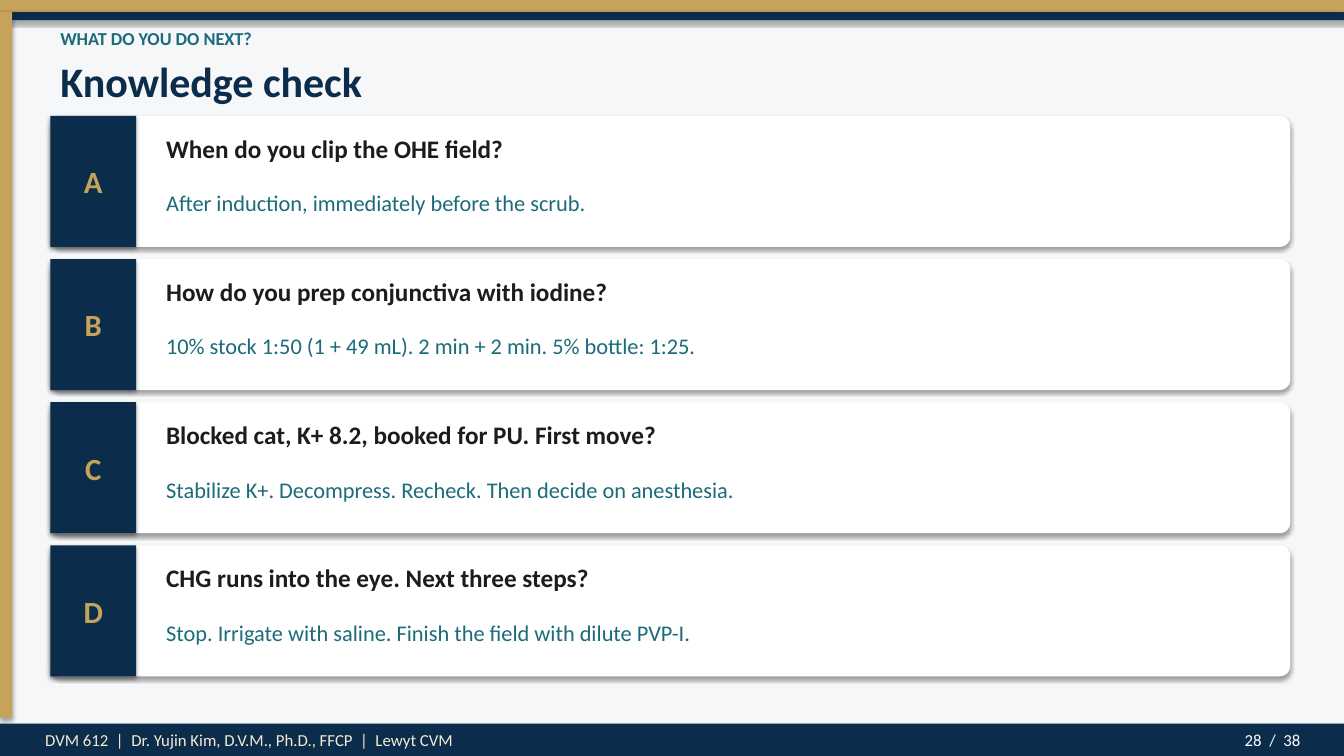
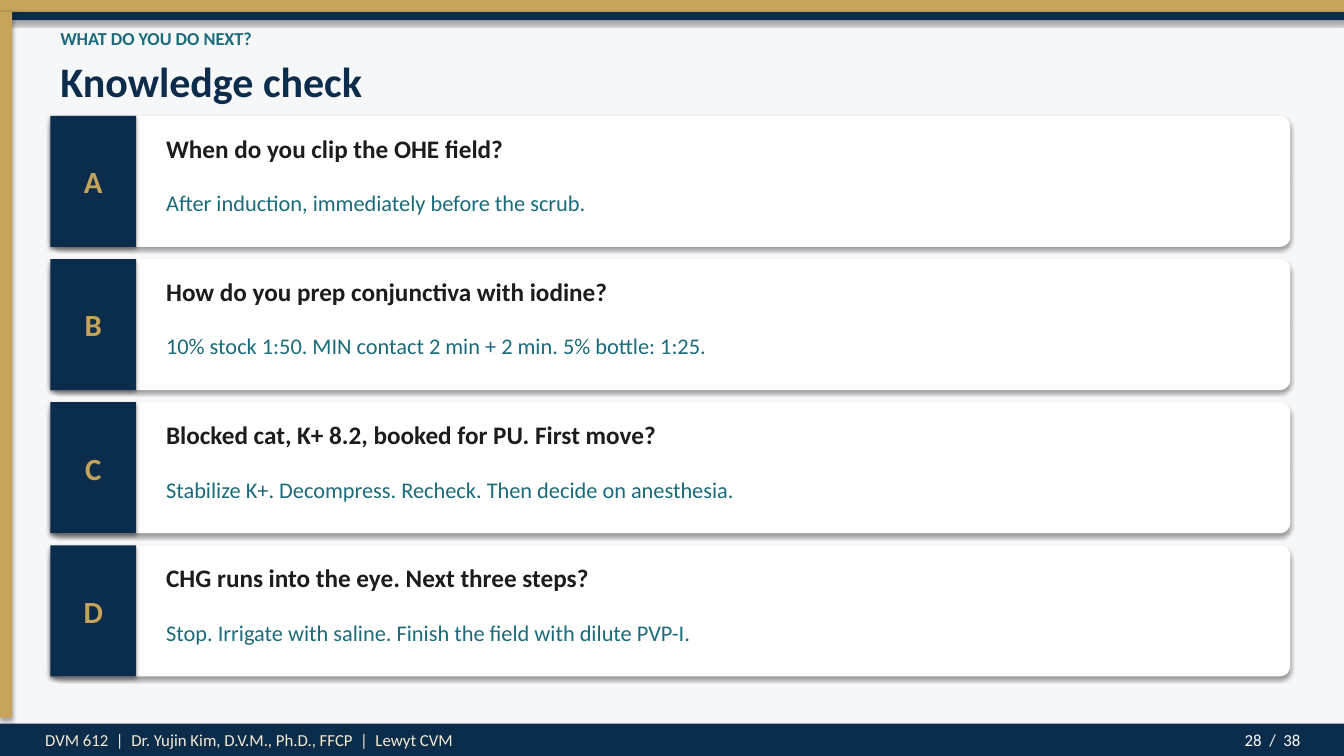
Before and after one commit to drkimvet/happycare, a slide deck: slide 28 of lectures/DVM-612_Week4_Preop_PatientPrep_Postop.pptx. Drawn at 1344x756 pixels with LibreOffice and Linux fonts; fonts in the diff are those of the drawing. Boxes give left, top, right and bottom in pixels: in the first picture for what was removed or moved away, otherwise in the second. Text is boxed around its words. In the diff, an @@ line names an element or a change of style, - is before the commit and + after.

```diff
--- a/lectures/DVM-612_Week4_Preop_PatientPrep_Postop.pptx
+++ b/lectures/DVM-612_Week4_Preop_PatientPrep_Postop.pptx
@@ text at (166, 338, 706, 354): text changed @@
-10% stock 1:50 (1 + 49 mL). 2 min + 2 min. 5% bottle: 1:25.
+10% stock 1:50. MIN contact 2 min + 2 min. 5% bottle: 1:25.
```
Also in this commit, not shown: 8 other slides changed, 1 slide added, 1 slide removed, 2 other files.
